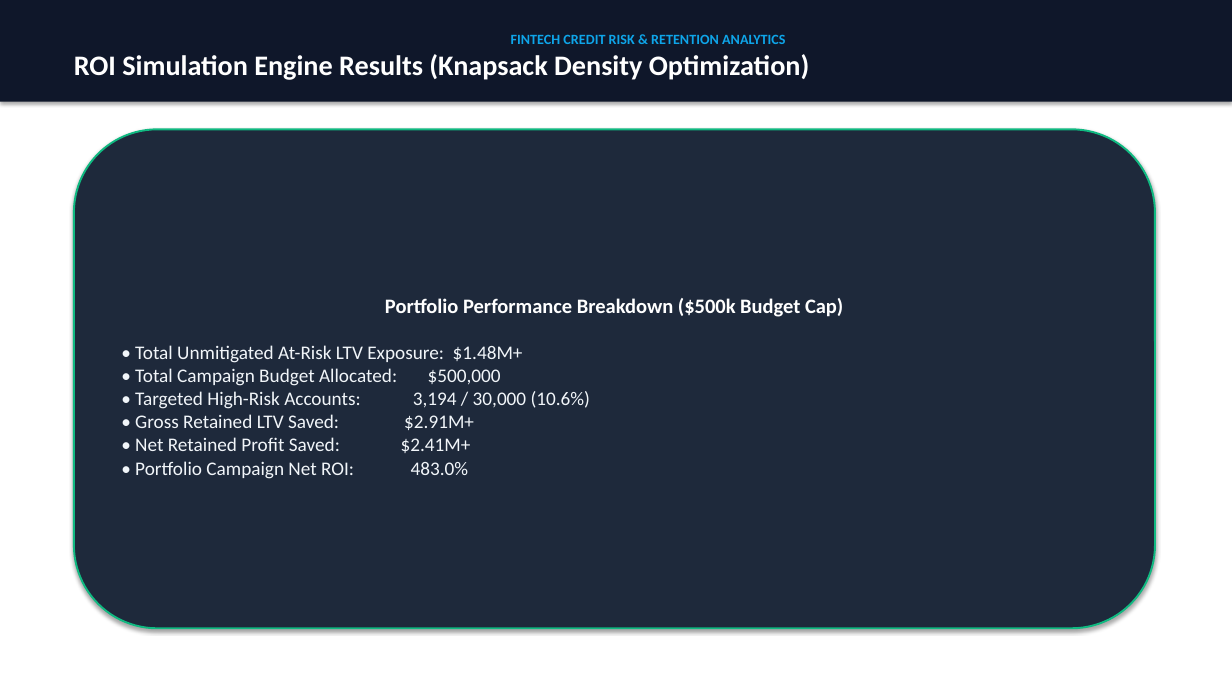
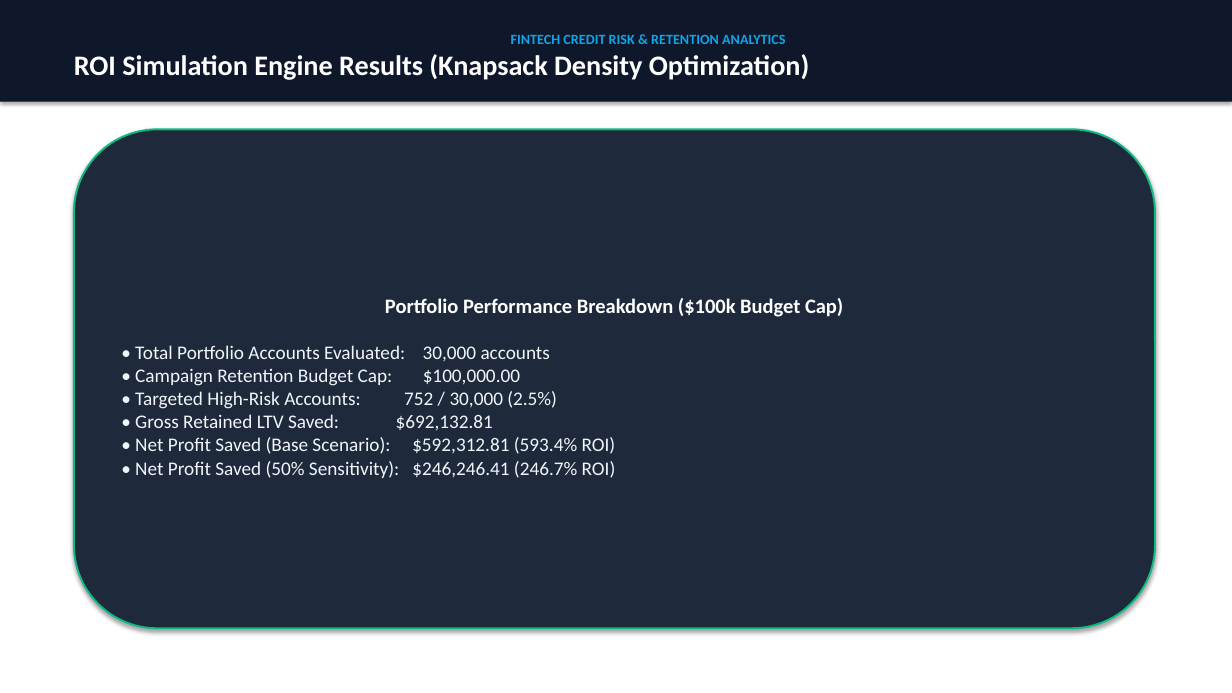
Before and after one commit to PriyankaHichkad/Fintech-Customer-Churn-Analytics, a slide deck: slide 6 of exports/FinTech_Churn_Retention_Strategy.pptx. Drawn at 1232x693 pixels with LibreOffice and Linux fonts; fonts in the diff are those of the drawing. Boxes give left, top, right and bottom in pixels: in the first picture for what was removed or moved away, otherwise in the second. Text is boxed around its words. In the diff, an @@ line names an element or a change of style, - is before the commit and + after.

```diff
--- a/exports/FinTech_Churn_Retention_Strategy.pptx
+++ b/exports/FinTech_Churn_Retention_Strategy.pptx
@@ text in rounded rectangle at <box>135,298,843,478</box>: text changed @@
-Portfolio Performance Breakdown ($500k Budget Cap)
-• Total Unmitigated At-Risk LTV Exposure: $1.48M+
-• Total Campaign Budget Allocated: $500,000
-• Targeted High-Risk Accounts: 3,194 / 30,000 (10.6%)
-• Gross Retained LTV Saved: $2.91M+
-• Net Retained Profit Saved: $2.41M+
-• Portfolio Campaign Net ROI: 483.0%
+Portfolio Performance Breakdown ($100k Budget Cap)
+• Total Portfolio Accounts Evaluated: 30,000 accounts
+• Campaign Retention Budget Cap: $100,000.00
+• Targeted High-Risk Accounts: 752 / 30,000 (2.5%)
+• Gross Retained LTV Saved: $692,132.81
+• Net Profit Saved (Base Scenario): $592,312.81 (593.4% ROI)
+• Net Profit Saved (50% Sensitivity): $246,246.41 (246.7% ROI)
```
Also in this commit, not shown: 3 other slides changed, 12 other files.
